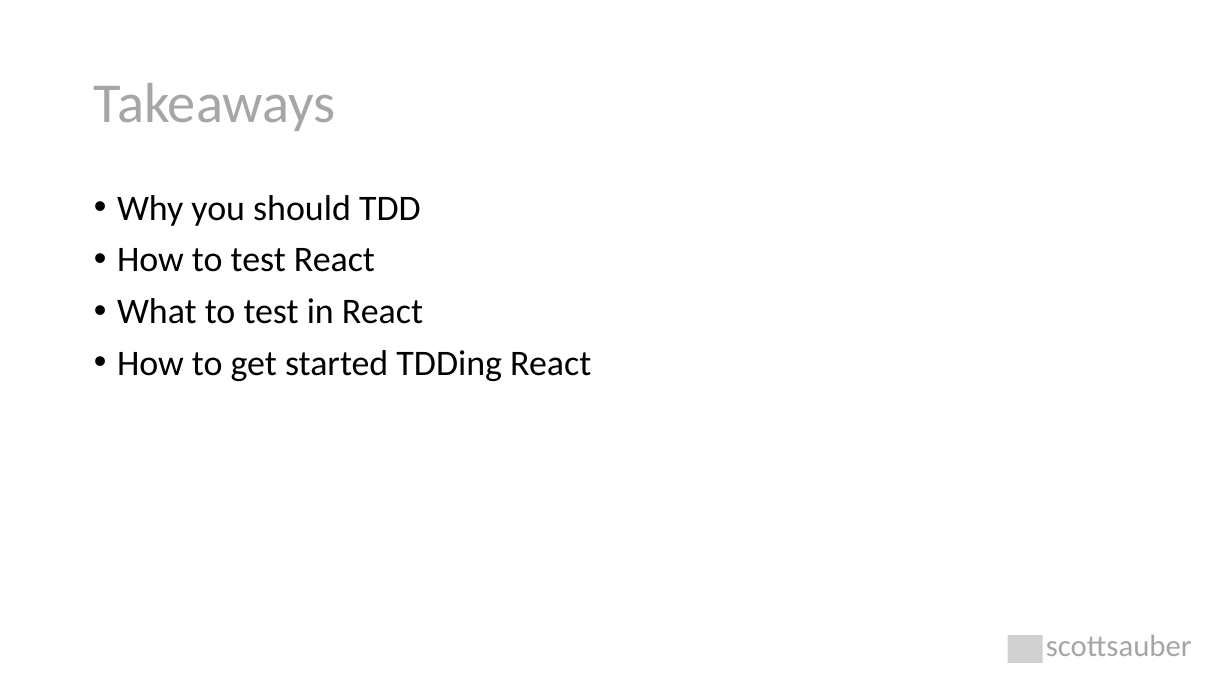
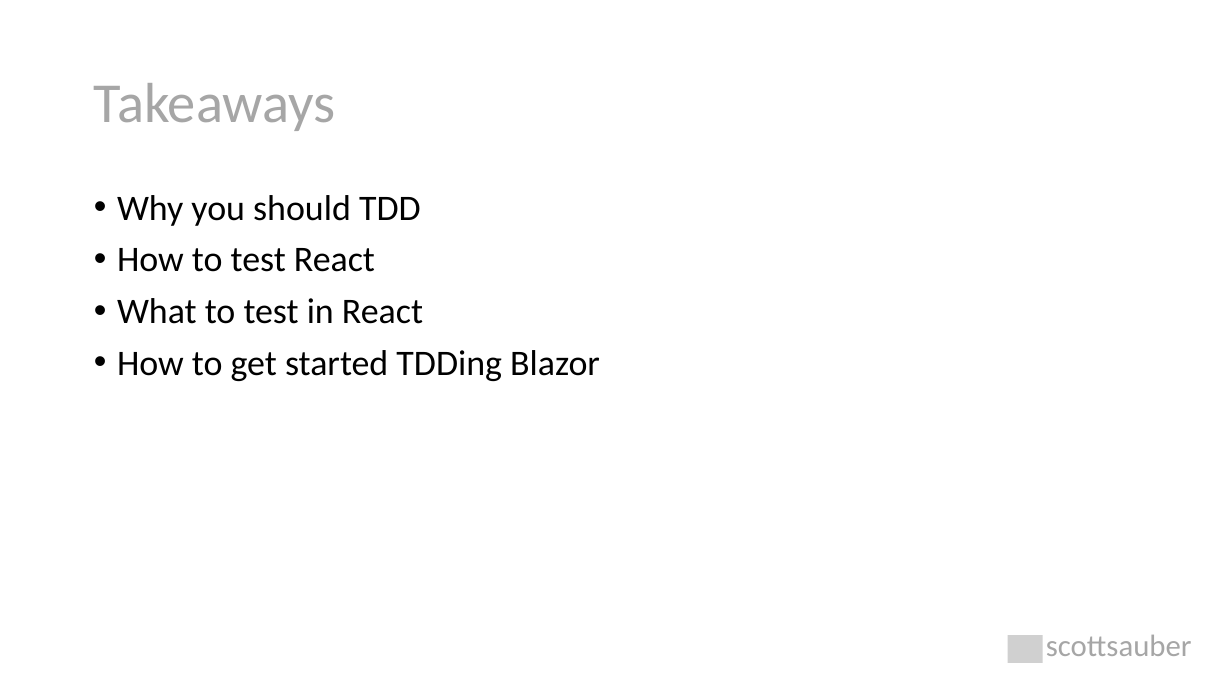
Before and after one commit to scottsauber/talks, a slide deck: slide 34 of 2023-11-09-JetBrains-TDDWithBlazor/TDD with Blazor.pptx (slide 28 before the commit). Drawn at 1232x693 pixels with LibreOffice and Linux fonts; fonts in the diff are those of the drawing; grey boxes stand for pictures. Boxes give left, top, right and bottom in pixels: in the first picture for what was removed or moved away, otherwise in the second. Text is boxed around its words. In the diff, an @@ line names an element or a change of style, - is before the commit and + after.

```diff
--- a/2023-11-09-JetBrains-TDDWithBlazor/TDD with Blazor.pptx
+++ b/2023-11-09-JetBrains-TDDWithBlazor/TDD with Blazor.pptx
@@ text at (x1=117, y1=350, x2=600, y2=381): text changed @@
-• How to get started TDDing React
+• How to get started TDDing Blazor
```
Also in this commit, not shown: 8 other slides changed, 9 slides added, 3 slides removed, 6 other files.
